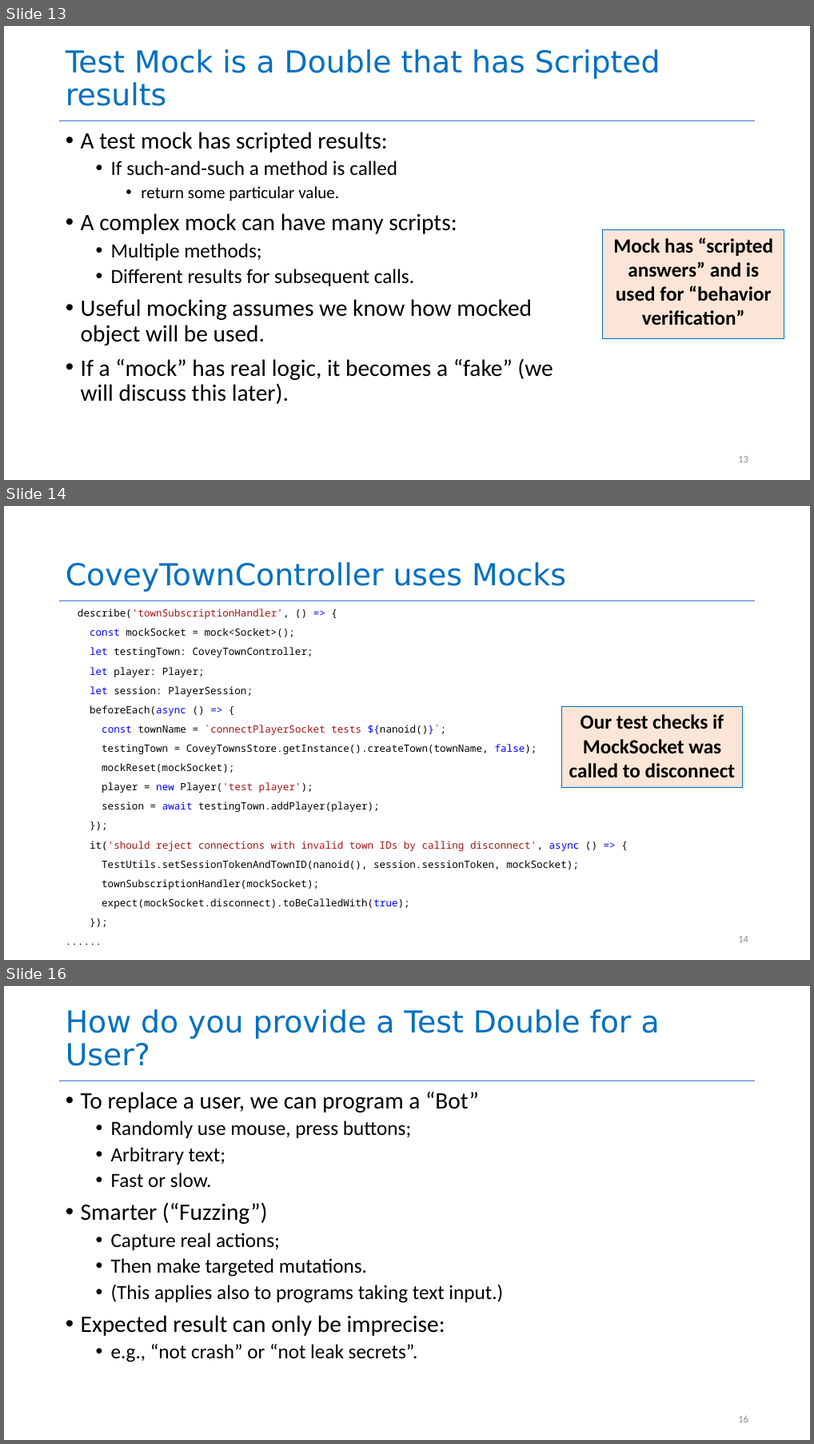
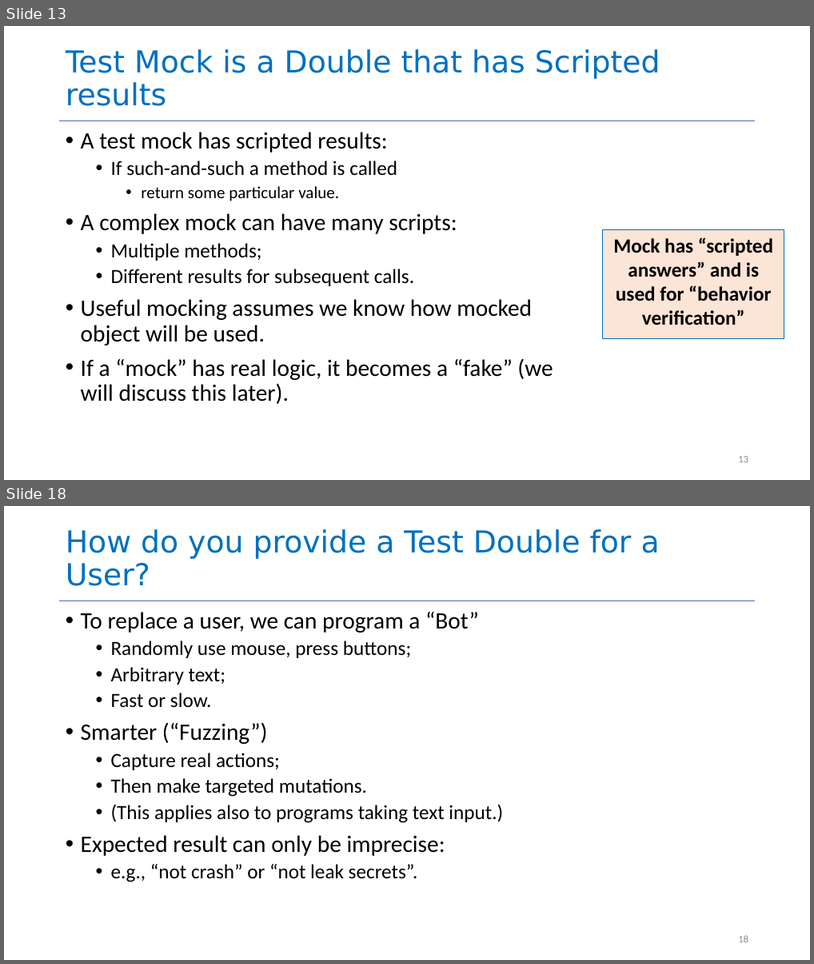
Before and after one commit to neu-se/CS4530-Spring-2022, a slide deck: Slides/Lesson 5.3 Testing Systems.pptx. Shown one above the other, each under a label of ours: slides 13, 14 and 16 before the commit, slides 13 and 18 after it; the slides between them are not shown. The pictures are 814x1444 and 814x964 pixels, drawn with LibreOffice and Linux fonts; fonts in the diff are those of the drawing. Boxes give left, top, right and bottom in pixels: in the first picture for what was removed or moved away, otherwise in the second. Text is boxed around its words. In the diff, an @@ line names an element or a change of style, - is before the commit and + after.

```diff
--- a/Slides/Lesson 5.3 Testing Systems.pptx
+++ b/Slides/Lesson 5.3 Testing Systems.pptx
@@ slide 14 removed at [4, 506, 810, 960], background #FFFFFF; not listed: 1 template element that a slide beside it also shows @@
@@ title removed at [66, 562, 566, 592] @@
-CoveyTownController uses Mocks
@@ text removed at [78, 608, 580, 908] @@
-describe('townSubscriptionHandler', () => {
-const mockSocket = mock<Socket>();
-let testingTown: CoveyTownController;
-let player: Player;
-let session: PlayerSession;
-beforeEach(async () => {
-const townName = `connectPlayerSocket tests ${nanoid()}`;
-testingTown = CoveyTownsStore.getInstance().createTown(townName, false);
-mockReset(mockSocket);
-player = new Player('test player');
-session = await testingTown.addPlayer(player);
-});
-it('should reject connections with invalid town IDs by calling disconnect', async () => {
-TestUtils.setSessionTokenAndTownID(nanoid(), session.sessionToken, mockSocket);
-townSubscriptionHandler(mockSocket);
-expect(mockSocket.disconnect).toBeCalledWith(true);
-});
-......
@@ rectangle removed at [562, 706, 743, 788] @@
-Our test checks if MockSocket was called to disconnect
@@ page number removed at [738, 936, 749, 942] @@
-14
@@ what was slide 16 is now slide 18 @@
```
Also in this commit, not shown: 4 slides changed, 3 slides added.
